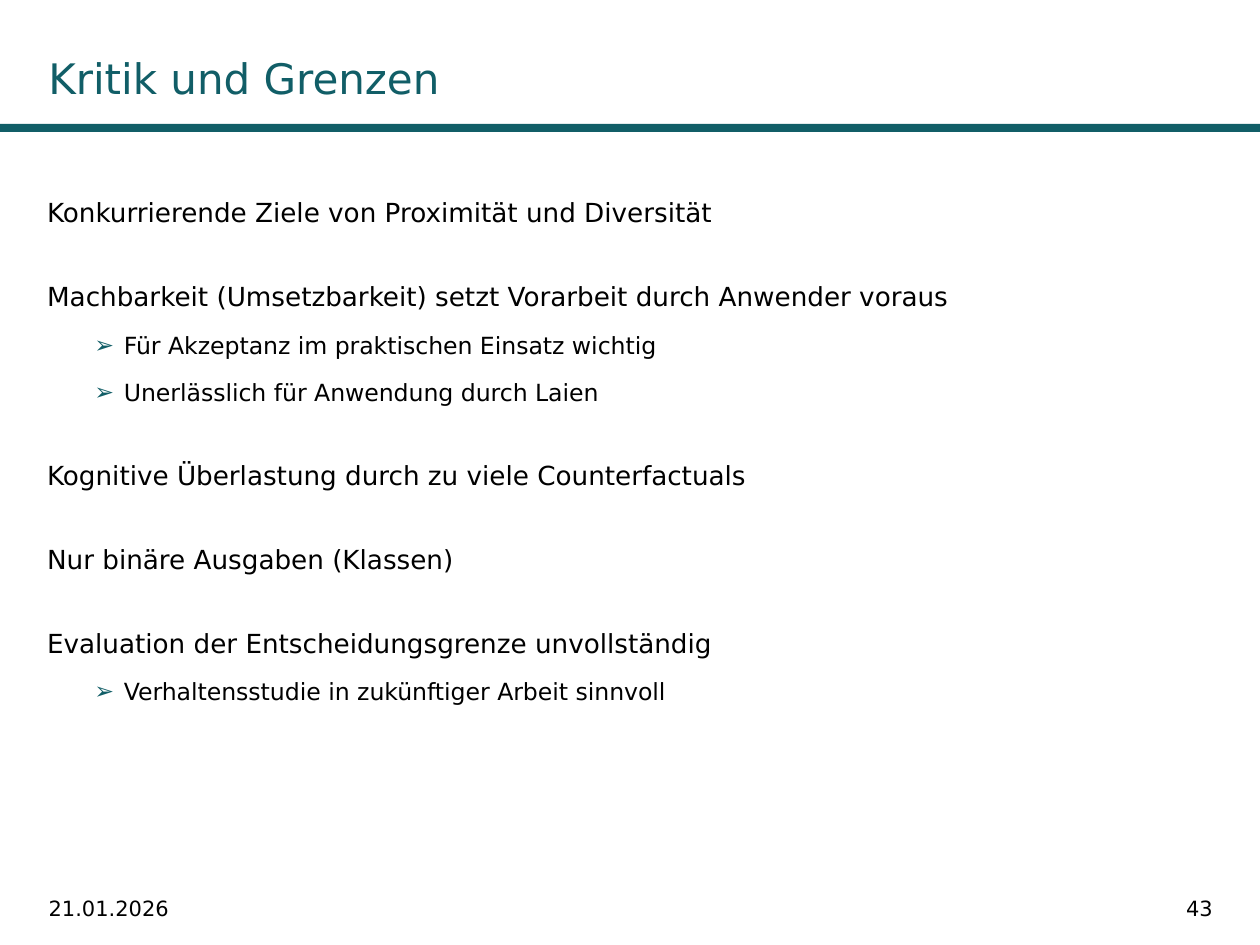
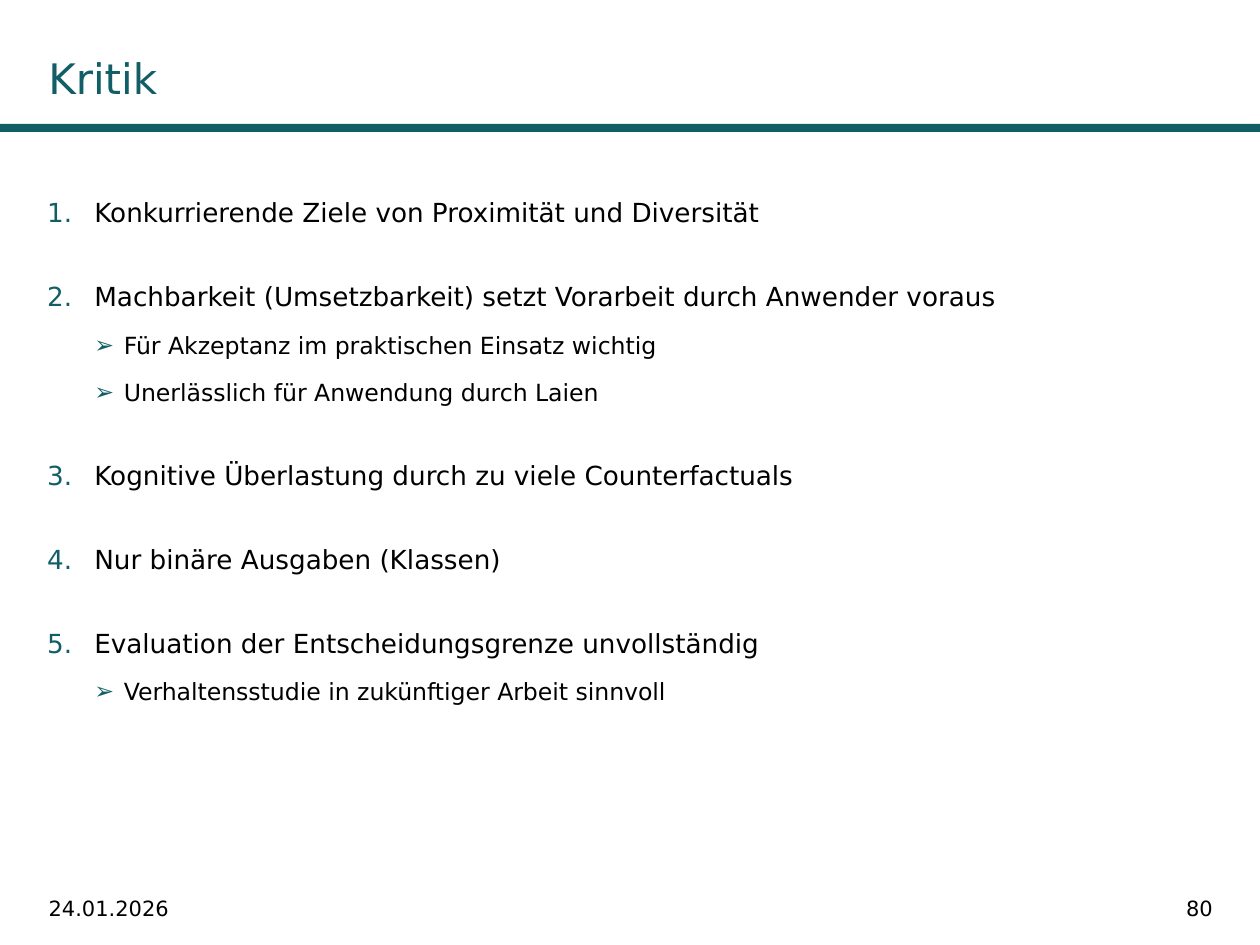
Before and after one commit to fabiw98/Seminar_DICE, a slide deck: slide 80 of Präsentation/DiCE_PowerPoint.potx (slide 43 before the commit). Drawn at 1260x945 pixels with LibreOffice and Linux fonts; fonts in the diff are those of the drawing; background and template pictures are left out. Boxes give left, top, right and bottom in pixels: in the first picture for what was removed or moved away, otherwise in the second. Text is boxed around its words. In the diff, an @@ line names an element or a change of style, - is before the commit and + after.

```diff
--- a/Präsentation/DiCE_PowerPoint.potx
+++ b/Präsentation/DiCE_PowerPoint.potx
@@ title at (48,62,157,94): text changed @@
-Kritik und Grenzen
+Kritik
@@ text at (94,202,995,659): bullet none to 1. @@
@@ text at (49,900,169,917): text changed @@
-21.01.2026
+24.01.2026
@@ page number at (1186,900,1213,917): text changed @@
-43
+80
```
Also in this commit, not shown: 34 other slides changed, 38 slides added, 2 slides removed, 3 other files.
